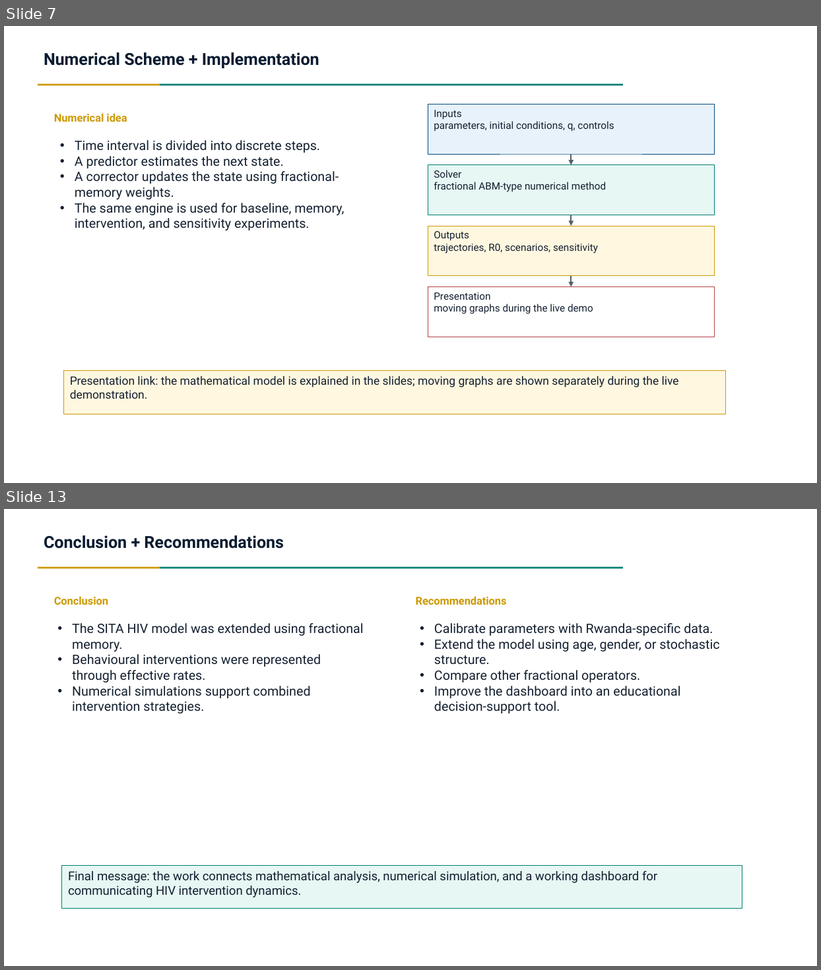
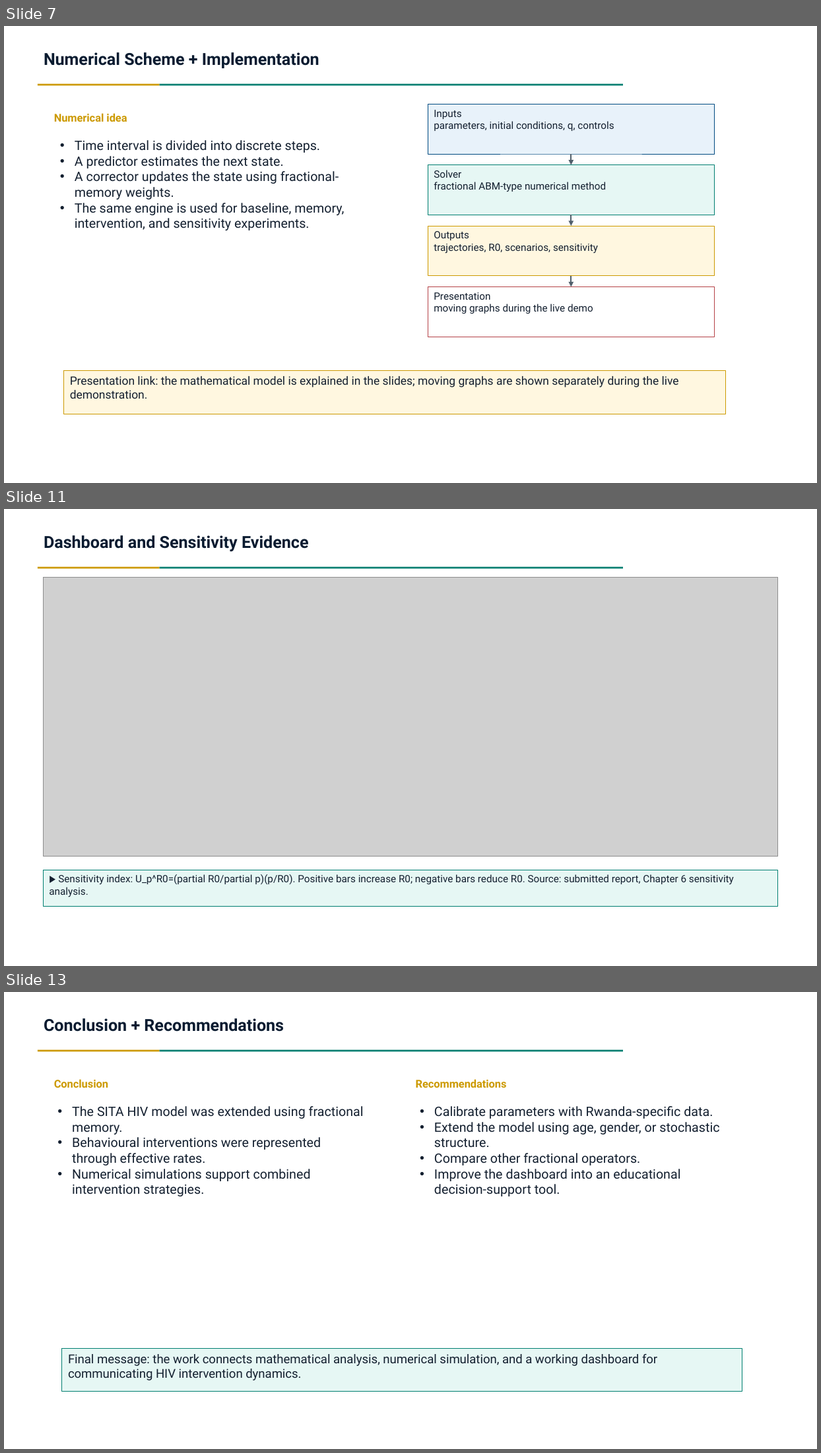
Before and after one commit to Lambert-01/HIV-MODEL, a slide deck: presentation/FracHIV_SITA_Presentation.pptx. Shown one above the other, each under a label of ours: slides 7 and 13 before the commit, slides 7, 11 and 13 after it; the slides between them are not shown. The pictures are 821x970 and 821x1453 pixels, drawn with LibreOffice and Linux fonts; fonts in the diff are those of the drawing; grey boxes stand for pictures. Boxes give left, top, right and bottom in pixels: in the first picture for what was removed or moved away, otherwise in the second. Text is boxed around its words. In the diff, an @@ line names an element or a change of style, - is before the commit and + after.

```diff
--- a/presentation/FracHIV_SITA_Presentation.pptx
+++ b/presentation/FracHIV_SITA_Presentation.pptx
@@ slide 11 added at bbox=[4, 509, 817, 966], background #FFFFFF @@
@@ text added at bbox=[44, 535, 309, 552], 19.6 pt, text #0A1B30, bold @@
+Dashboard and Sensitivity Evidence
@@ rectangle added at bbox=[38, 567, 160, 569], fill #CC9900 @@
@@ rectangle added at bbox=[160, 567, 623, 569], fill #007E70 @@
@@ picture added at bbox=[43, 578, 778, 857] @@
@@ rectangle added at bbox=[43, 870, 778, 907], fill #E6F7F4, outline #007E70 0.75 pt, 11.9 pt, text #142030 @@
+▶ Sensitivity index: U_p^R0=(partial R0/partial p)(p/R0). Positive bars increase R0; negative bars reduce R0. Source: submitted report, Chapter 6 sensitivity analysis.
```
Also in this commit, not shown: 4 slides changed, 1 other slide added, 2 slides removed, 9 other files.
